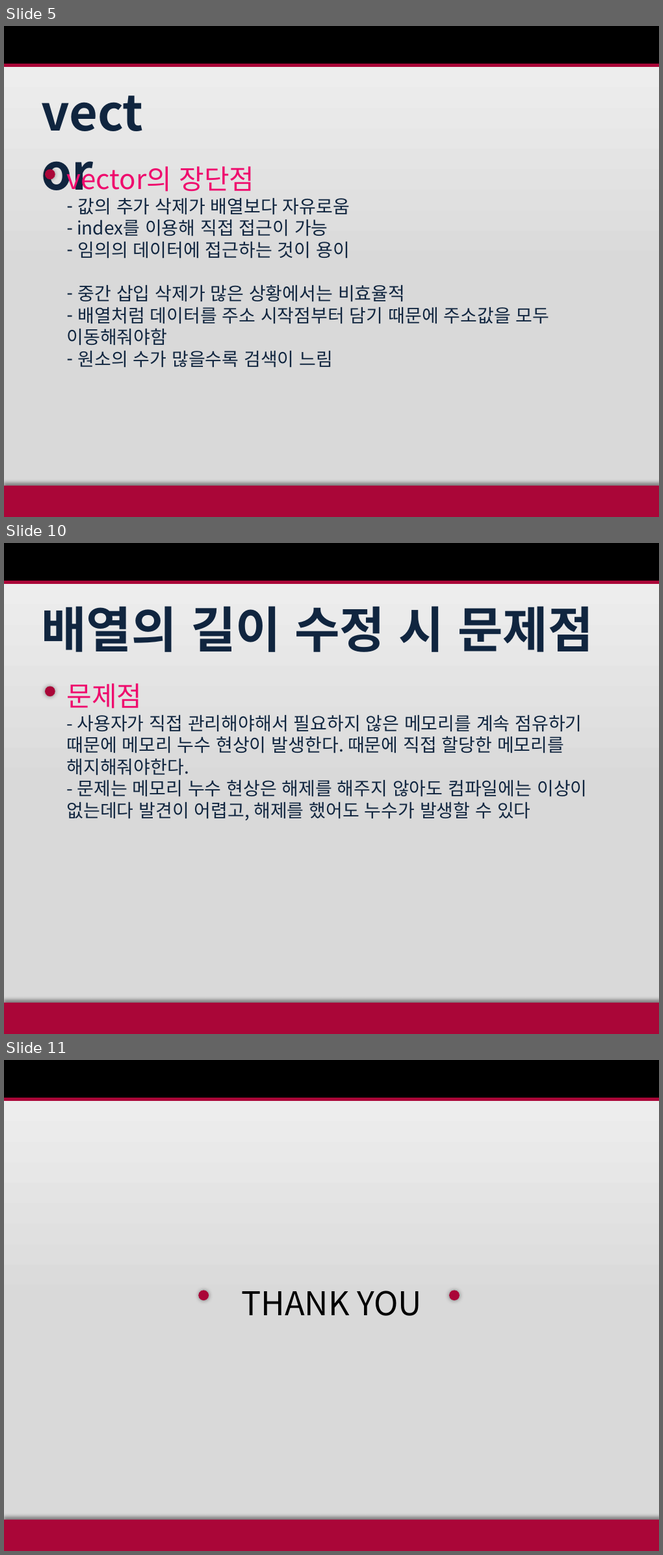
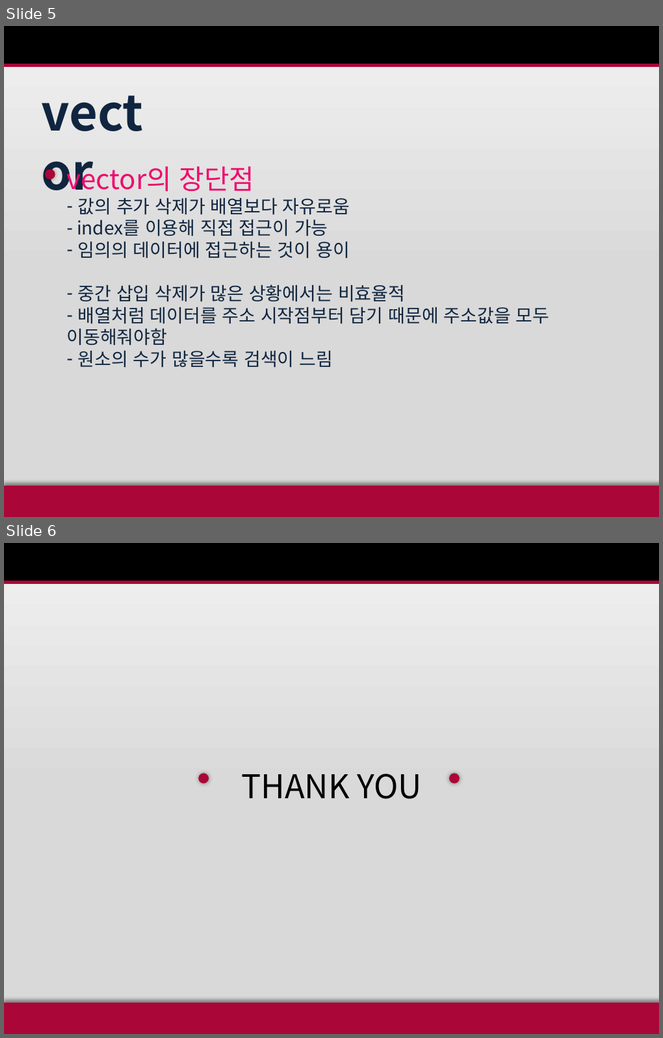
Before and after one commit to EnBalor/study, a slide deck: vector/벡터/배열.pptx. Shown one above the other, each under a label of ours: slides 5, 10 and 11 before the commit, slides 5 and 6 after it; the slides between them are not shown. The pictures are 663x1555 and 663x1038 pixels, drawn with LibreOffice and Linux fonts; fonts in the diff are those of the drawing. Boxes give left, top, right and bottom in pixels: in the first picture for what was removed or moved away, otherwise in the second. Text is boxed around its words. In the diff, an @@ line names an element or a change of style, - is before the commit and + after.

```diff
--- a/vector/벡터/배열.pptx
+++ b/vector/벡터/배열.pptx
@@ slide 10 removed at (4,543,659,1034), background gradient #F2F2F2 to #D9D9D9 @@
@@ rectangle removed at (4,543,659,583) @@
@@ rectangle removed at (4,580,659,583) @@
@@ text removed at (41,606,594,652) @@
-배열의 길이 수정 시 문제점
@@ ellipse removed at (44,687,55,697) @@
@@ text removed at (67,683,587,821) @@
-문제점
-- 사용자가 직접 관리해야해서 필요하지 않은 메모리를 계속 점유하기 때문에 메모리 누수 현상이 발생한다. 때문에 직접 할당한 메모리를 해지해줘야한다.
-- 문제는 메모리 누수 현상은 해제를 해주지 않아도 컴파일에는 이상이 없는데다 발견이 어렵고, 해제를 했어도 누수가 발생할 수 있다
@@ rectangle removed at (4,1003,659,1034) @@
@@ what was slide 11 is now slide 6 @@
```
Also in this commit, not shown: 4 other slides removed.
